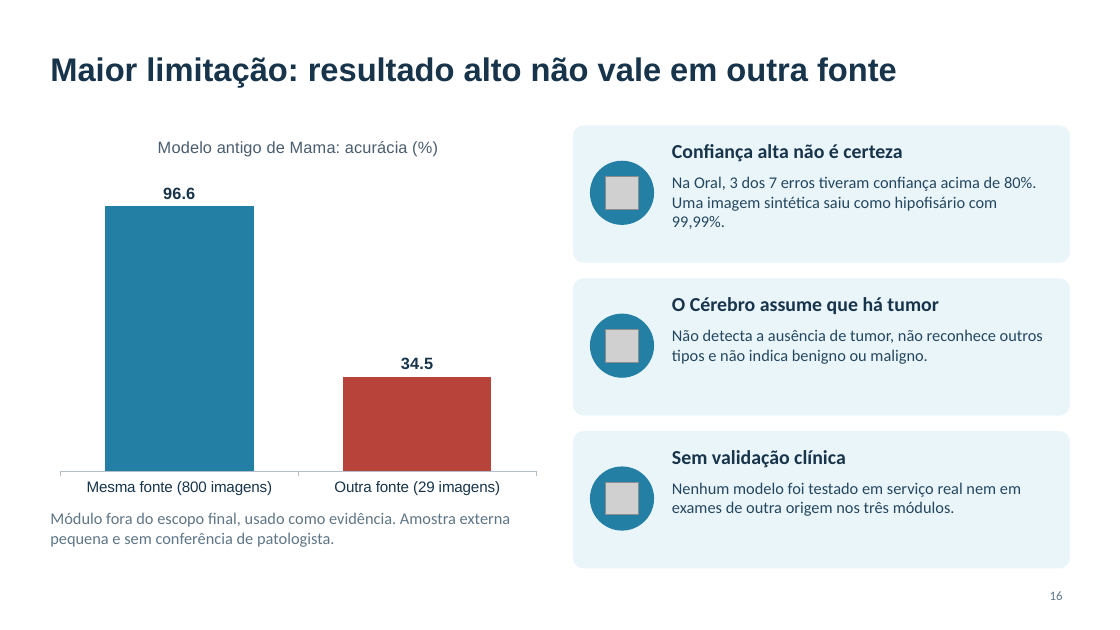
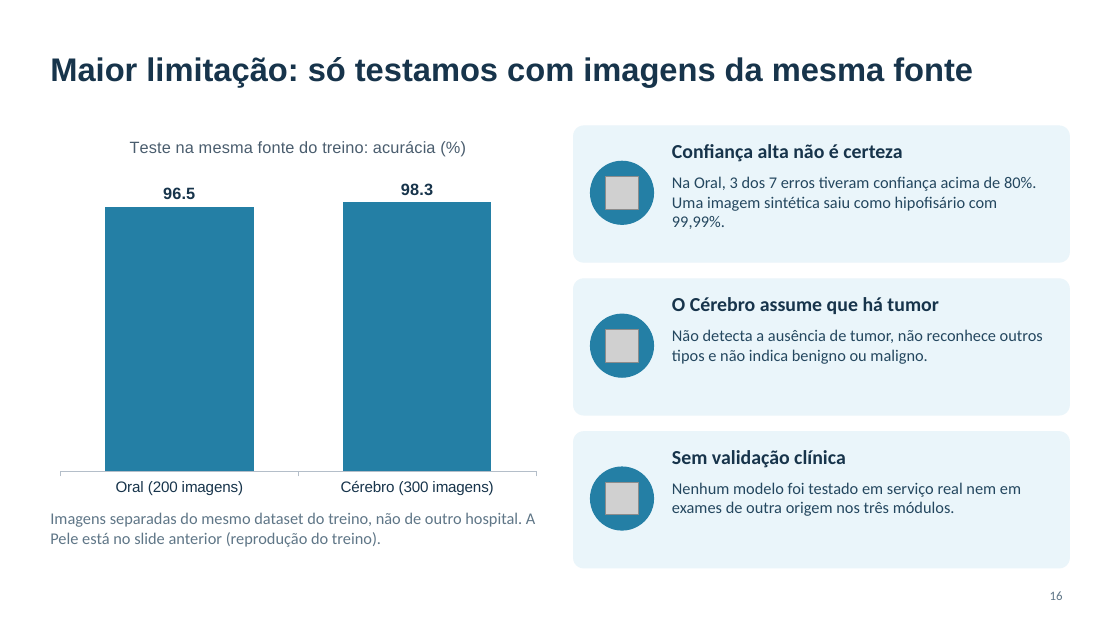
Before and after one commit to joaopgf/PixoraMed, a slide deck: slide 16 of docs/PixoraMed_final_presentation.pptx. Drawn at 1120x630 pixels with LibreOffice and Linux fonts; fonts in the diff are those of the drawing; grey boxes stand for pictures; background and template pictures are left out. Boxes give left, top, right and bottom in pixels: in the first picture for what was removed or moved away, otherwise in the second. Text is boxed around its words. In the diff, an @@ line names an element or a change of style, - is before the commit and + after.

Commit message:
remoção de mama dos slides

```diff
--- a/docs/PixoraMed_final_presentation.pptx
+++ b/docs/PixoraMed_final_presentation.pptx
@@ title at (50,57,973,87): text changed @@
-Maior limitação: resultado alto não vale em outra fonte
+Maior limitação: só testamos com imagens da mesma fonte
@@ column chart at (50,122,546,504) @@
@@ title "Modelo antigo de Mama: acurácia (%)" to "Teste na mesma fonte do treino: acurácia (%)" @@
-categories: Mesma fonte (800 imagens), Outra fonte (29 imagens)
+categories: Oral (200 imagens), Cérebro (300 imagens)
-Series 1: 96.6, 34.5
+Series 1: 96.5, 98.3
@@ colours of single points changed @@
@@ text at (50,512,535,547): text changed @@
-Módulo fora do escopo final, usado como evidência. Amostra externa pequena e sem conferência de patologista.
+Imagens separadas do mesmo dataset do treino, não de outro hospital. A Pele está no slide anterior (reprodução do treino).
```
